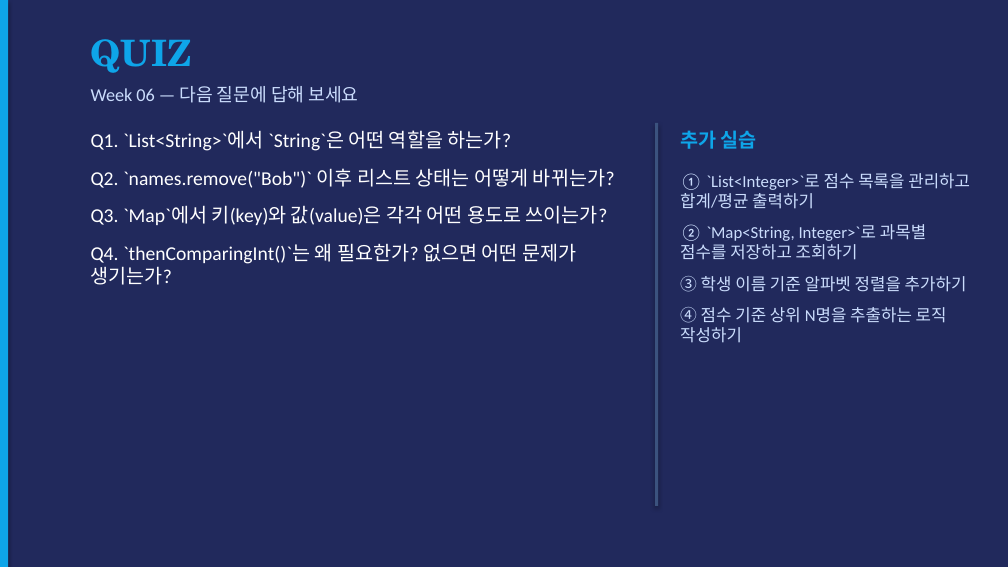
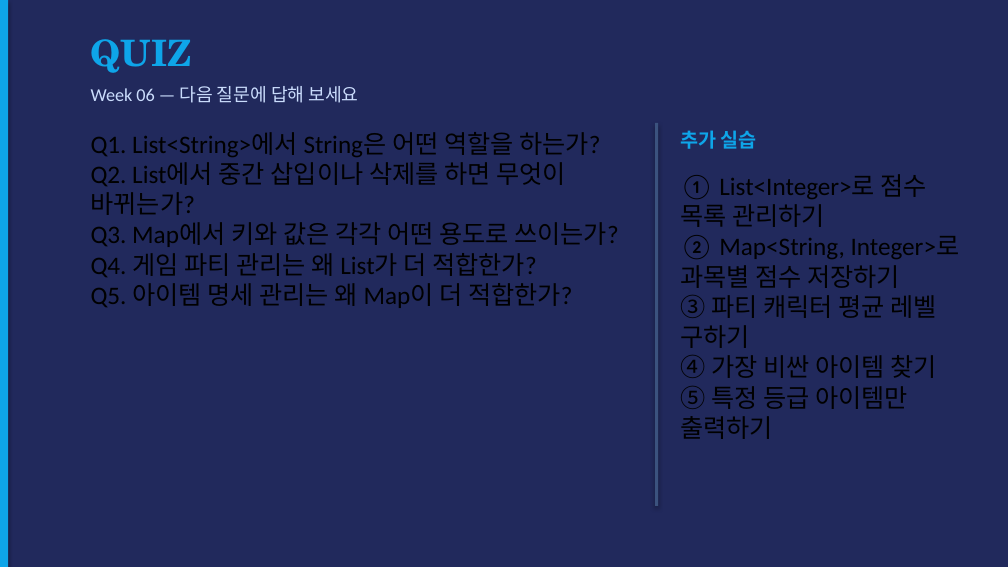
Before and after one commit to gbox3d/java_study, a slide deck: slide 11 of docs/Week06_CollectionFramework.pptx. Drawn at 1008x567 pixels with LibreOffice and Linux fonts; fonts in the diff are those of the drawing. Boxes give left, top, right and bottom in pixels: in the first picture for what was removed or moved away, otherwise in the second. Text is boxed around its words. In the diff, an @@ line names an element or a change of style, - is before the commit and + after.

```diff
--- a/docs/Week06_CollectionFramework.pptx
+++ b/docs/Week06_CollectionFramework.pptx
@@ text at (91, 132, 618, 308): text changed; size 14 to 18 pt; text colour #FFFFFF to #000000 @@
-Q1. `List<String>`에서 `String`은 어떤 역할을 하는가?
-Q2. `names.remove("Bob")` 이후 리스트 상태는 어떻게 바뀌는가?
-Q3. `Map`에서 키(key)와 값(value)은 각각 어떤 용도로 쓰이는가?
-Q4. `thenComparingInt()`는 왜 필요한가? 없으면 어떤 문제가 생기는가?
+Q1. List<String>에서 String은 어떤 역할을 하는가?
+Q2. List에서 중간 삽입이나 삭제를 하면 무엇이 바뀌는가?
+Q3. Map에서 키와 값은 각각 어떤 용도로 쓰이는가?
+Q4. 게임 파티 관리는 왜 List가 더 적합한가?
+Q5. 아이템 명세 관리는 왜 Map이 더 적합한가?
@@ text at (680, 174, 960, 439): text changed; size 12 to 18 pt; text colour #CADCFC to #000000 @@
-① `List<Integer>`로 점수 목록을 관리하고 합계/평균 출력하기
-② `Map<String, Integer>`로 과목별 점수를 저장하고 조회하기
-③ 학생 이름 기준 알파벳 정렬을 추가하기
-④ 점수 기준 상위 N명을 추출하는 로직 작성하기
+① List<Integer>로 점수 목록 관리하기
+② Map<String, Integer>로 과목별 점수 저장하기
+③ 파티 캐릭터 평균 레벨 구하기
+④ 가장 비싼 아이템 찾기
+⑤ 특정 등급 아이템만 출력하기
```
Also in this commit, not shown: 6 other slides changed, 4 slides added, 4 slides removed, 16 other files.
